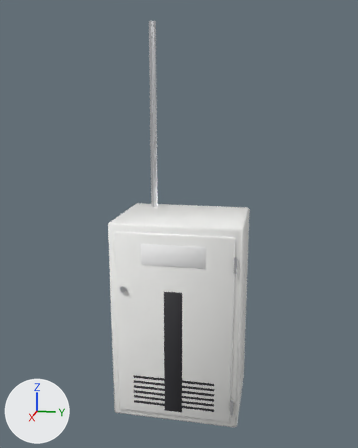
One commit to the FBX model project/Assets/Models/HQ/MizunoApart/MizunoApart_Breaker.fbx: the scene before it, then after it.
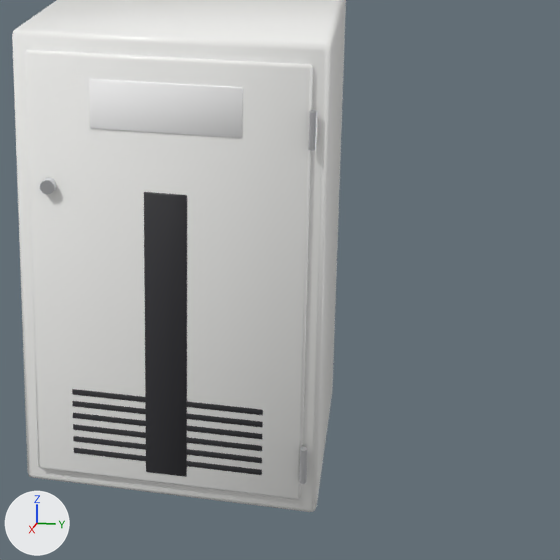
Each version is shown whole from a 50 mm lens placed at (1.807, 0.36, 2.182), pointed at (-0.067, -0.015, 1.714), then close up on the part from 29% to 95% of the width and 47% to 100% of the height. The lights are fixed; the arrows at lower left show +X, +Y and +Z. The older version's two pictures come first. Where no turn or scale is listed for an object, it has been applied to the vertices. Vertices at exactly the same position are counted once.

The first close-up shows 'MizunoApart_Breaker'.
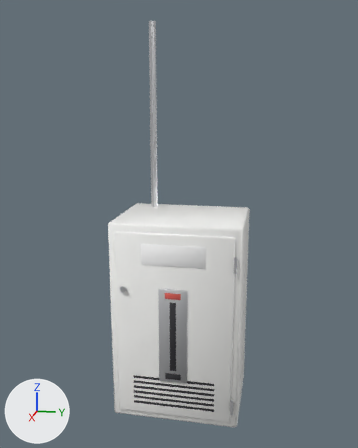
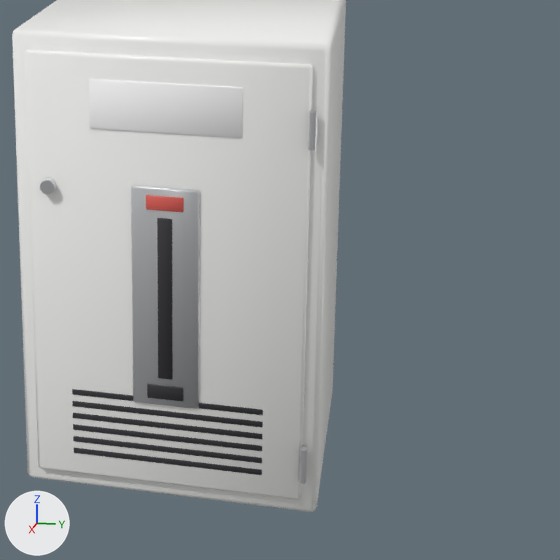
Changed parts and their boxes [x1, y1, x2, y2] in the close-ups (560 x 560 px):
part 1 of me_mizunoapart_breaker, added
    after: [157, 218, 173, 380]
part 2 of me_mizunoapart_breaker, added
    after: [147, 384, 183, 401]
part 3 of me_mizunoapart_breaker, built on
    before: [144, 192, 187, 476]
    after: [131, 185, 200, 408]
part 4 of me_mizunoapart_breaker, recoloured
    before: [146, 471, 186, 477]
    after: [134, 401, 199, 409]
part 5 of me_mizunoapart_breaker, recoloured
    before: [144, 192, 186, 197]
    after: [153, 196, 183, 199]

The edits, one by one:
Material 'MZA_LeverRed' (mat_mza_leverred) is new.
Its base color is (0.75, 0.12, 0.1) (red #e16159).
Its roughness is 0.45.
me_mizunoapart_breaker is used by ob_mizunoapart_breaker; location (0.0, 0.0, 0.0).
me_mizunoapart_breaker had 1056 vertices, 1046 faces and spanned x -0.28..0.13, y -0.25..0.25, z 0.95..2.49.
me_mizunoapart_breaker now has 1344 vertices, 1340 faces and spans x -0.28..0.13, y -0.25..0.25, z 0.95..2.49.
me_mizunoapart_breaker part 1: the loose piece of 96 vertices spanning x 0.11..0.12, y -0.22..0.23, z 0.98..1.72 is copied, and the copy is scaled about its middle by (0.333, 0.0496, 0.379), then moved by (0.01, 0.0, -0.03), in mat_mza_black (dark grey #303035); it spans x 0.12..0.13, y -0.01..0.01, z 1.18..1.46.
me_mizunoapart_breaker part 2: the loose piece of 96 vertices spanning x 0.12, y -0.16..0.16, z 1.13..1.14 is copied, and the copy is scaled about its middle by (0.504, 0.185, 2.56), then moved by (0.01, 0.0, 0.02); it spans x 0.12..0.13, y -0.03..0.03, z 1.14..1.17.
Part 3, on me_mizunoapart_breaker:
40 faces are deleted.
24 vertices in x 0.12, y -0.03, z 1.0 move by (0.0, -0.02, 0.13).
24 vertices in x 0.12, y 0.03..0.04, z 1.0 move by (0.0, 0.02, 0.13).
6 vertices in x 0.12, y 0.03..0.04, z 1.5 move by (0.0, 0.02, 0.01).
3 vertices in x 0.12, y -0.03, z 1.5 move by (0.01, 0.0, 0.0).
24 vertices move from x 0.12, y -0.03..0.04, z 1.5 to x 0.12, y -0.05..0.03, z 1.47..1.51.
96 vertices are added at x 0.12..0.13, y -0.05..0.06, z 1.47..1.51.
57 new faces join them, mat_mza_silver (light grey #dddee1).
81 new faces join them, mat_mza_leverred (red #e16159).
me_mizunoapart_breaker part 4: 41 faces spanning x 0.12, y -0.05..0.06, z 1.13 switch from mat_mza_black (dark grey #303035) to mat_mza_silver (light grey #dddee1).
me_mizunoapart_breaker part 5: 17 faces spanning x 0.12..0.13, y -0.03..0.03, z 1.5 switch from mat_mza_black (dark grey #303035) to mat_mza_leverred (red #e16159).
